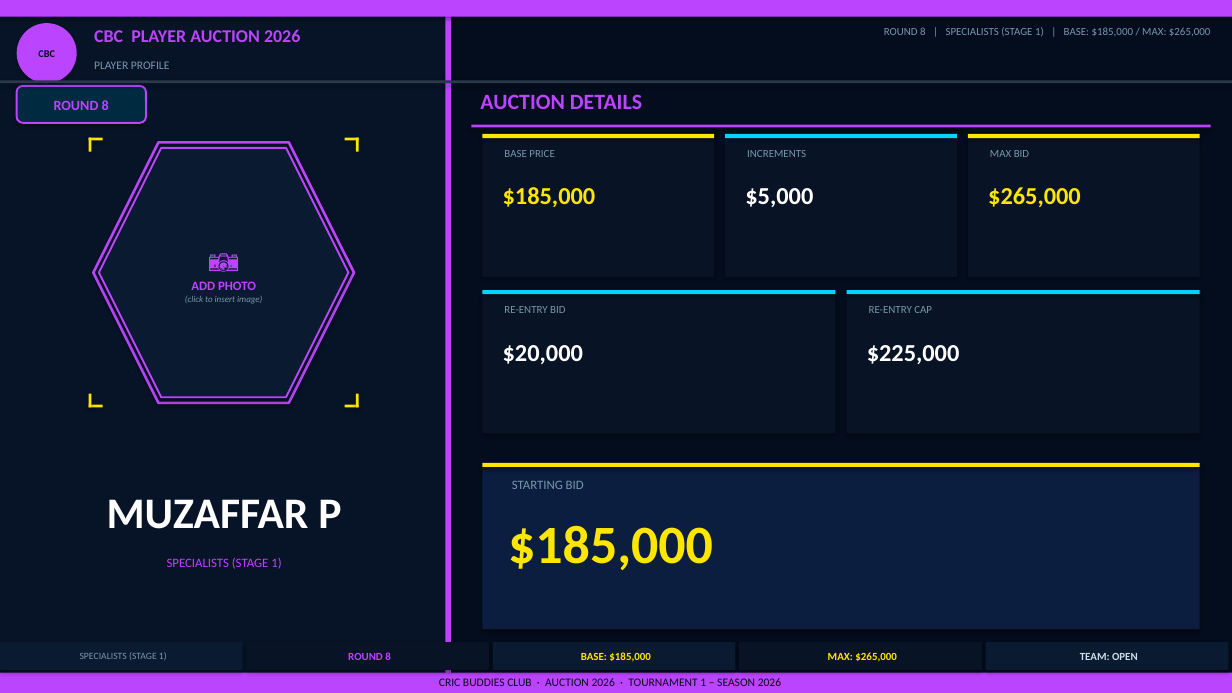
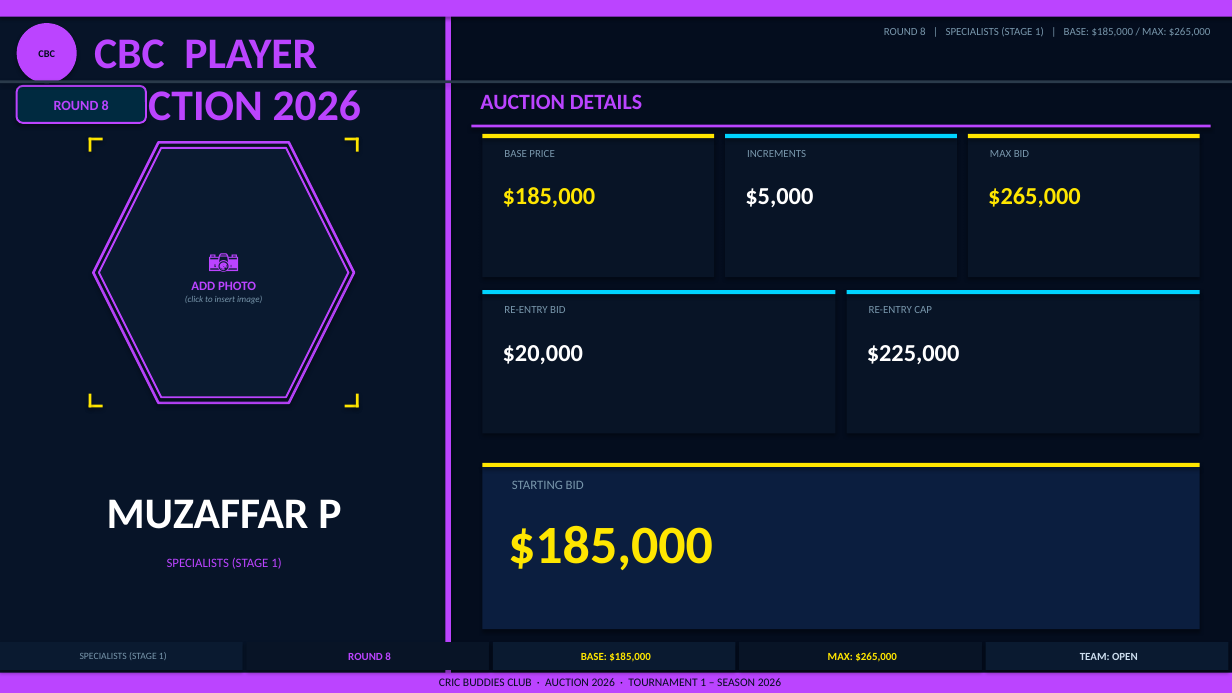
Before and after one commit to minhajz/cbc-storage, a slide deck: slide 35 of cbc-auction-2026.pptx. Drawn at 1232x693 pixels with LibreOffice and Linux fonts; fonts in the diff are those of the drawing. Boxes give left, top, right and bottom in pixels: in the first picture for what was removed or moved away, otherwise in the second. Text is boxed around its words. In the diff, an @@ line names an element or a change of style, - is before the commit and + after.

```diff
--- a/cbc-auction-2026.pptx
+++ b/cbc-auction-2026.pptx
@@ text "CBC PLAYER AUCTION 2026" at [94,39,361,124]: size 14 to 34 pt @@
@@ text removed at [94,61,170,69] @@
-PLAYER PROFILE
```
Also in this commit, not shown: 44 other slides changed, 1 other file.
